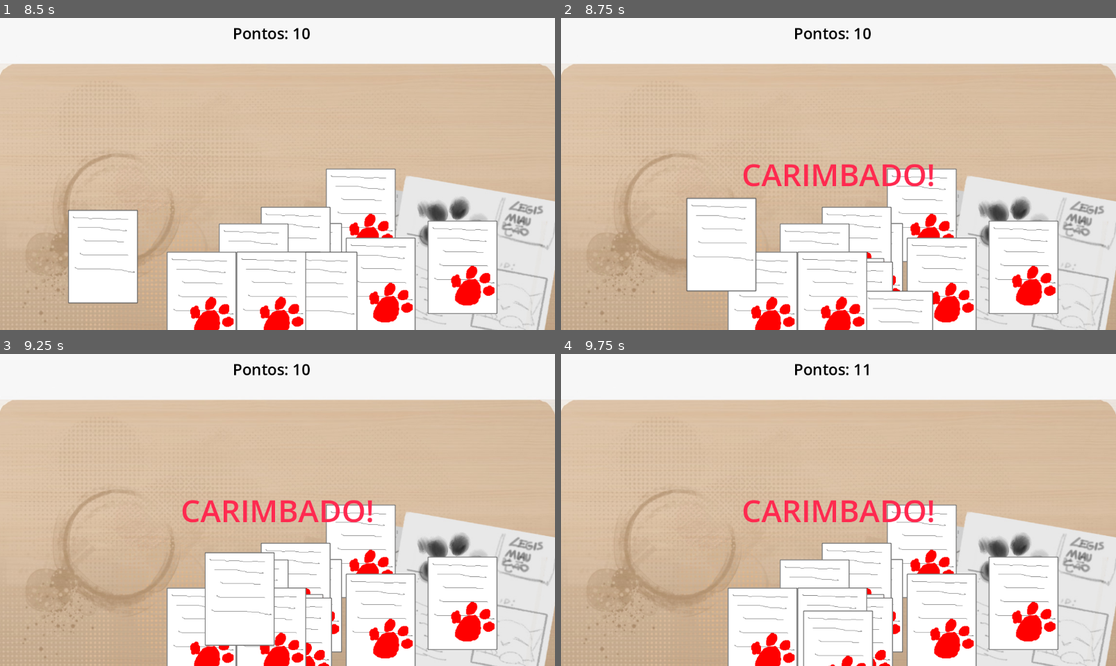
Above: before the commit, frames 1-4 (two rows, left to right).
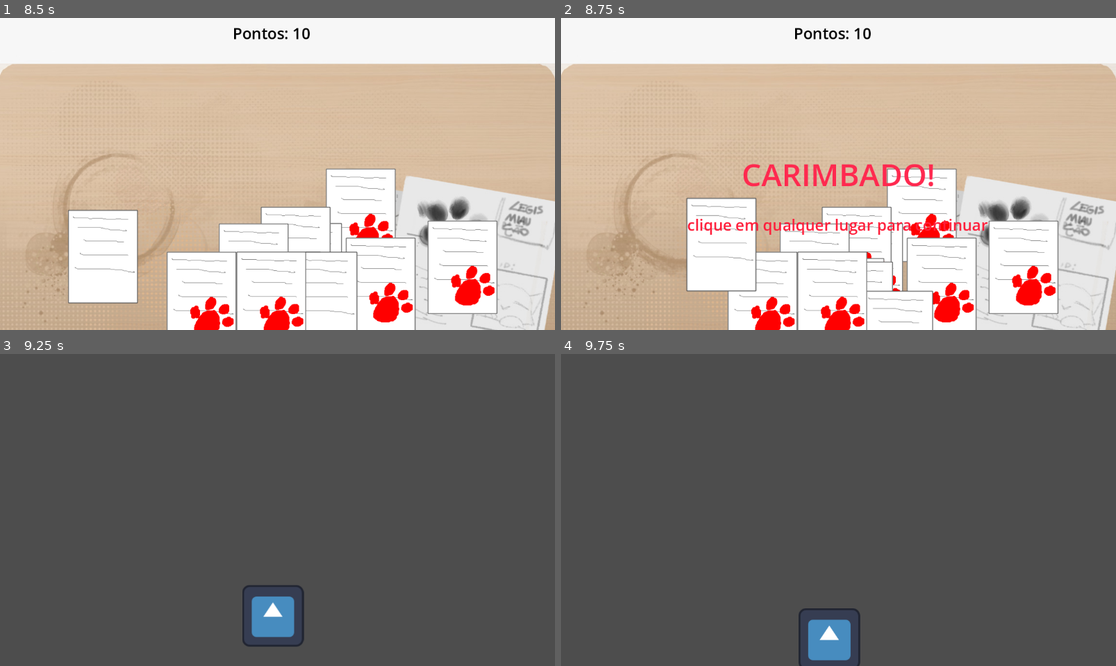
Above: after the commit, the same moments.

Repository: SrDoppelganger/felpoJam
Game: Godot game, scene res://scenes/MainMenu.tscn
The game is run twice, just before and just after one commit, with the same random seed, the same clock (stepped at 60 frames per second) and the same inputs. The engine's default icon, where the game draws it, is replaced by a stand-in: a white triangle on a blue panel in a dark square.
Inputs (mouse positions are in pixels of both pictures, inside the frame that each line leads up to):
- Up to frame 1 (8.5 s): click "Jogar" at 0.5 s; move the mouse to (44, 130) at 1.27 s; click (44, 130) at 1.35 s; move the mouse to (466, 280) at 2.02 s; click (466, 280) at 2.1 s; move the mouse to (366, 230) at 2.77 s; click (366, 230) at 2.85 s; move the mouse to (321, 270) at 3.52 s; click (321, 270) at 3.6 s; move the mouse to (288, 223) at 4.27 s; click (288, 223) at 4.35 s; move the mouse to (255, 270) at 5.02 s; click (255, 270) at 5.1 s; move the mouse to (288, 305) at 5.77 s; click (288, 305) at 5.85 s; move the mouse to (194, 276) at 6.52 s; click (194, 276) at 6.6 s; move the mouse to (388, 258) at 7.27 s; click (388, 258) at 7.35 s; move the mouse to (294, 289) at 8.02 s; click (294, 289) at 8.1 s
- Up to frame 2 (8.75 s): no input
- Up to frame 3 (9.25 s): move the mouse to (271, 634) at 8.77 s; click (271, 634) at 8.85 s
- Up to frame 4 (9.75 s): move the mouse to (827, 641) at 9.52 s; click (827, 641) at 9.6 s

Frame 1 is identical in both runs. In frame 2, 0.9% of the frame differs, in the area x 22-77%, y 64-70%; in frame 3, 100%, in the area x 0-100%, y 0-100%; in frame 4, 100%.

Commit message:
finisehed victory loop in railshooter minigame

Diff:
--- a/Scripts/main_script.gd
+++ b/Scripts/main_script.gd
@@ -3,9 +3,12 @@
 @onready var score: Label = $HUD/Score
 @onready var targetNode = get_tree().get_first_node_in_group("alvos");
 @onready var label_carimbado: Label = $HUD/label_carimbado
+@onready var carimbado_sublabel: Label = $HUD/carimbado_sublabel
 
 var stamped: int = 0;
 @onready var spawn_rate: Timer = $SpawnRate
+
+var win_state:bool = false;
 
 # Called when the node enters the scene tree for the first time.
 func _ready() -> void:
@@ -16,9 +19,9 @@
 	score.text = "Pontos: " + str(GlobalScript.score);
 	stamped = GlobalScript.score;
 	var mouseLocation = get_global_mouse_position();
-	if Input.is_action_just_pressed("click"):
-		#print(mouseLocation);
-		pass
+	if Input.is_action_just_pressed("click") and win_state:
+		#carregar próxima cena aq
+		get_tree().change_scene_to_file("res://scenes/puzzles/RecFacial.tscn");
 
 func spawn_arquivos():
 	var spawn_pos = %PathFollow2D.global_position;
@@ -39,5 +42,7 @@
 
 func victory():
 	label_carimbado.visible = true;
+	carimbado_sublabel.visible = true;
+	win_state = true;
 	GlobalScript.playEffect("yay");
 	#carregar próxima cena aq
--- a/scenes/main.tscn
+++ b/scenes/main.tscn
@@ -47,6 +47,23 @@
 theme_override_font_sizes/font_size = 64
 text = "CARIMBADO!"
 
+[node name="carimbado_sublabel" type="Label" parent="HUD" unique_id=1370593201]
+visible = false
+anchors_preset = 8
+anchor_left = 0.5
+anchor_top = 0.5
+anchor_right = 0.5
+anchor_bottom = 0.5
+offset_left = -314.0
+offset_top = 83.0
+offset_right = 310.0
+offset_bottom = 128.0
+grow_horizontal = 2
+grow_vertical = 2
+theme_override_colors/font_color = Color(1, 0.11764706, 0.22745098, 1)
+theme_override_font_sizes/font_size = 32
+text = "clique em qualquer lugar para continuar"
+
 [node name="SpawnRate" type="Timer" parent="." unique_id=186831771]
 wait_time = 0.5
 autostart = true
--- a/scenes/puzzles/camera_2d.gd
+++ b/scenes/puzzles/camera_2d.gd
@@ -1,5 +1,4 @@
 extends Camera2D
-
 
 @export var min_zoom: Vector2 = Vector2(0.4, 0.4)
 @export var max_zoom: Vector2 = Vector2(2, 2)
